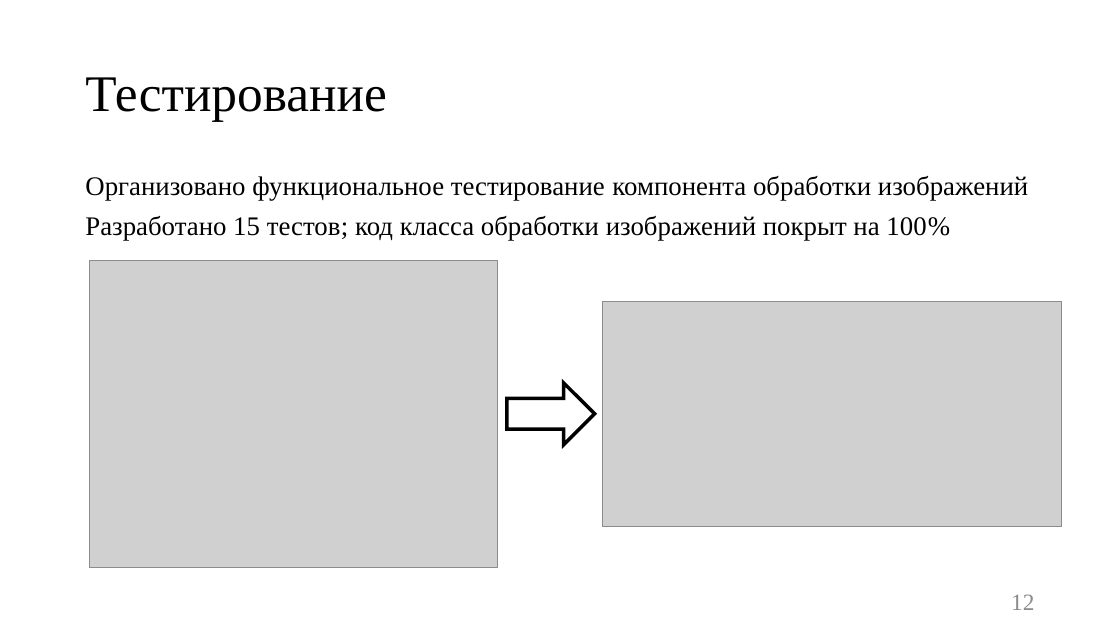
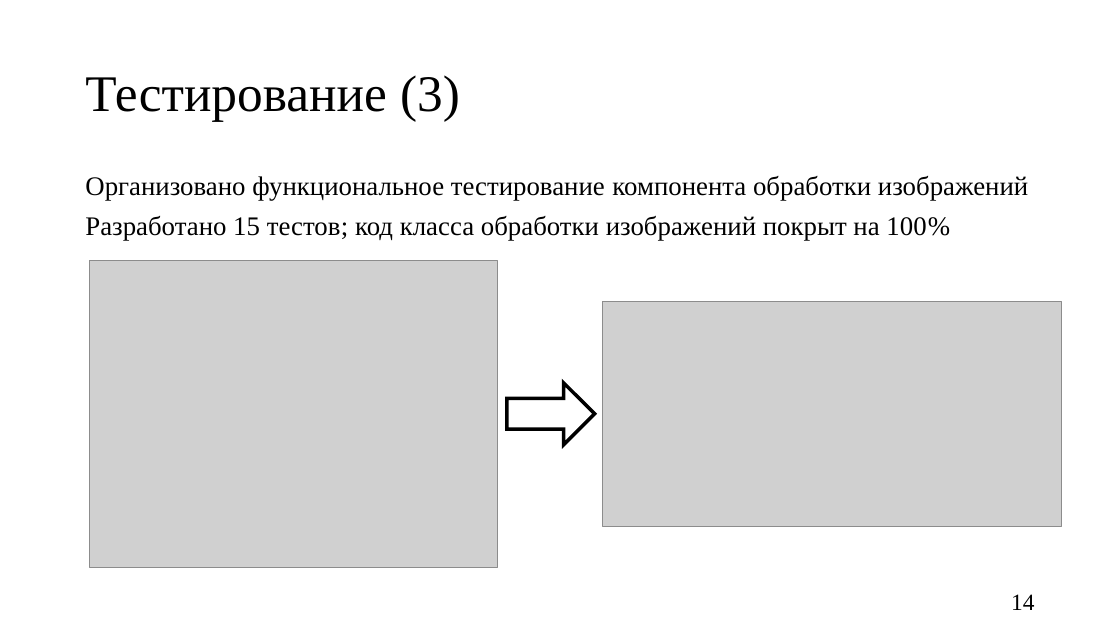
Before and after one commit to Kukushenok/competitive-math-game, a slide deck: slide 14 of docs/presentation.pptx (slide 12 before the commit). Drawn at 1120x630 pixels with LibreOffice and Linux fonts; fonts in the diff are those of the drawing; grey boxes stand for pictures. Boxes give left, top, right and bottom in pixels: in the first picture for what was removed or moved away, otherwise in the second. Text is boxed around its words. In the diff, an @@ line names an element or a change of style, - is before the commit and + after.

```diff
--- a/docs/presentation.pptx
+++ b/docs/presentation.pptx
@@ title at (x1=85, y1=75, x2=460, y2=121): text changed @@
-Тестирование
+Тестирование (3)
@@ page number at (x1=1011, y1=594, x2=1034, y2=610): text changed; text colour #8C8C8C to #000000 @@
-12
+14
```
Also in this commit, not shown: 8 other slides changed, 2 slides added, 14 other files.
